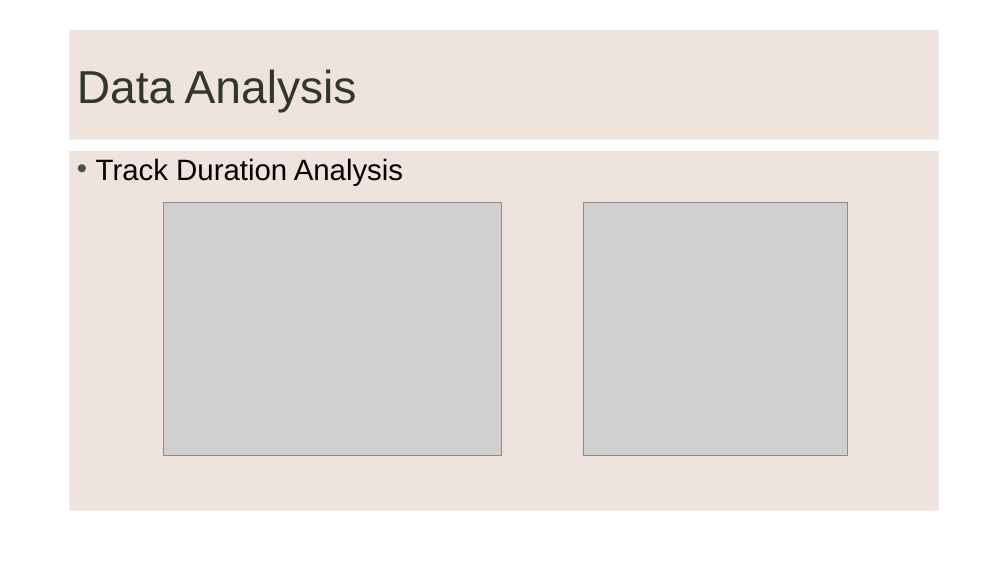
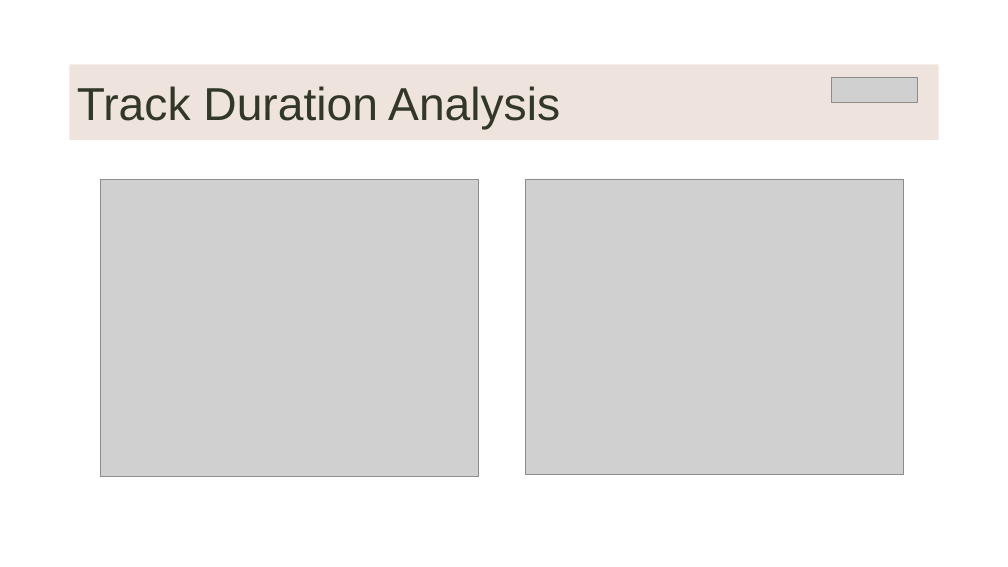
Before and after one commit to LievoisT/DataProject-Spotify, a slide deck: slide 4 of Spotify Data Analysis1.pptx (slide 3 before the commit). Drawn at 1008x567 pixels with LibreOffice and Linux fonts; fonts in the diff are those of the drawing; grey boxes stand for pictures; background and template pictures are left out. Boxes give left, top, right and bottom in pixels: in the first picture for what was removed or moved away, otherwise in the second. Text is boxed around its words. In the diff, an @@ line names an element or a change of style, - is before the commit and + after.

```diff
--- a/Spotify Data Analysis1.pptx
+++ b/Spotify Data Analysis1.pptx
@@ title "Track Duration Analysis": place and size @@
-title "Track Duration Analysis" at [70,30,939,140]
+title "Track Duration Analysis" at [70,64,939,140]
@@ title at [77,86,560,130]: text changed @@
-Data Analysis
+Track Duration Analysis
@@ picture added at [831,77,917,103] @@
@@ text removed at [70,151,939,511] @@
-• Track Duration Analysis
@@ picture: place and size @@
-picture at [583,202,848,455]
+picture at [526,179,904,475]
@@ picture: place and size @@
-picture at [164,202,501,455]
+picture at [101,180,479,476]
```
Also in this commit, not shown: 4 other slides changed, 6 slides added, 4 slides removed.
